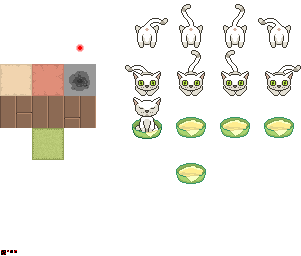
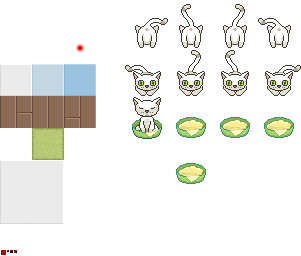
Revision of a layered 301×256 image; what changed, layer by layer:
renamed "cat copy 3" to "Layer 12", painted on it over <box>0,64,96,255</box>
removed layer "Layer 8 copy" from group "spritesheet" over <box>64,64,96,96</box>
removed layer "Layer 7" from group "spritesheet" over <box>32,64,64,96</box>
removed layer "Layer 5" from group "spritesheet" over <box>0,64,32,96</box>
removed layer "cat copy" from group "spritesheet" over <box>32,64,84,96</box>
removed layer "patterns" from group "spritesheet" over <box>1,250,6,255</box>
